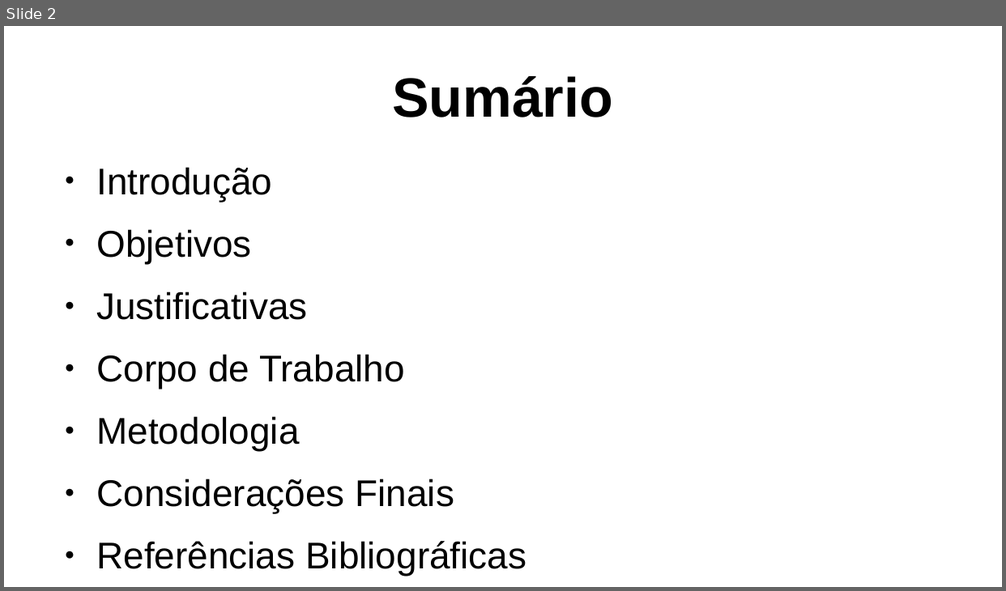
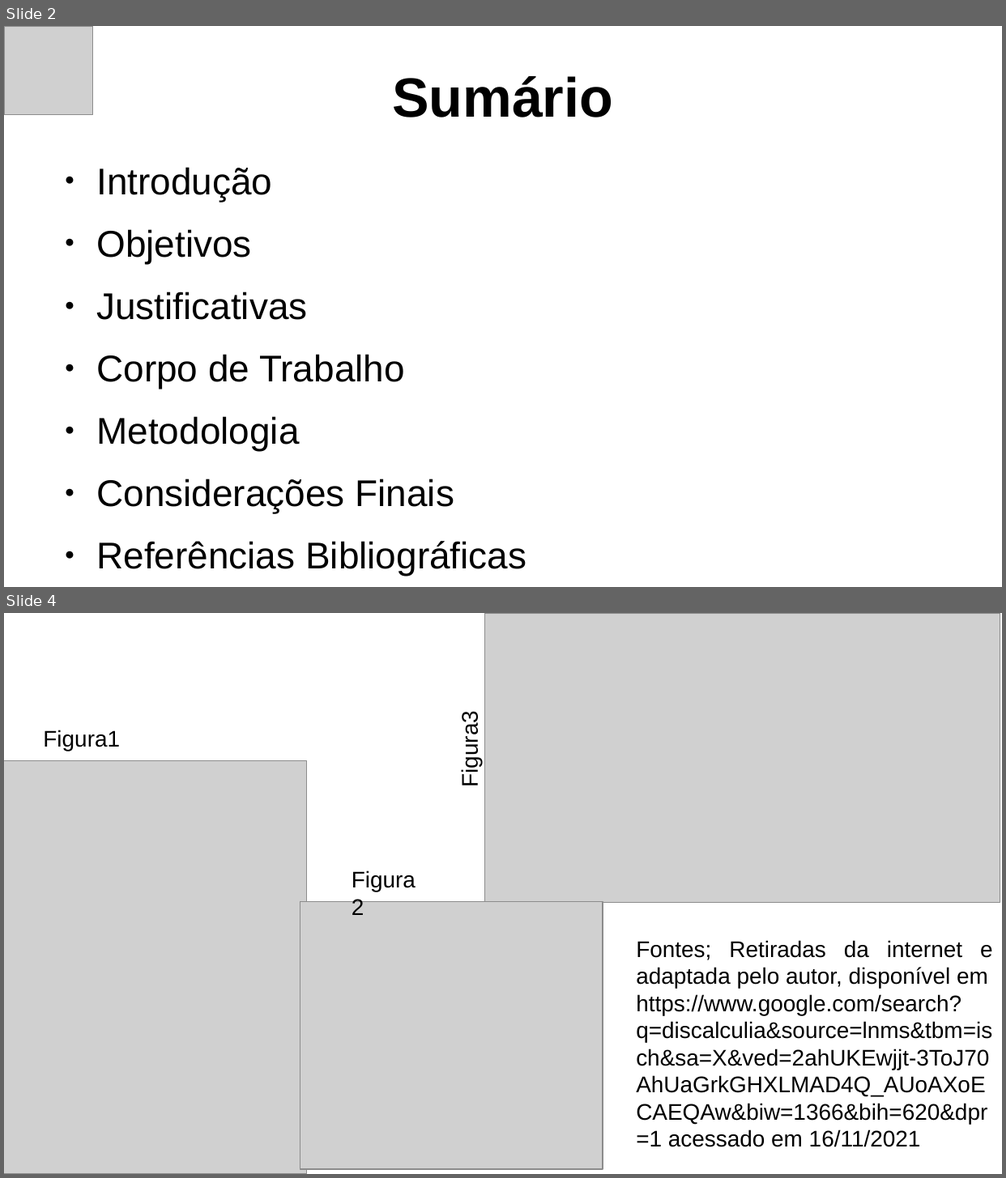
Before and after one commit to DarkCells/PySysbone, a slide deck: Apresentação_Defesa.odp. Shown one above the other, each under a label of ours: slide 2 before the commit, slides 2 and 4 after it; the slides between them are not shown. The pictures are 1006x591 and 1006x1178 pixels, drawn with LibreOffice and Linux fonts; fonts in the diff are those of the drawing; grey boxes stand for pictures. Boxes give left, top, right and bottom in pixels: in the first picture for what was removed or moved away, otherwise in the second. Text is boxed around its words. In the diff, an @@ line names an element or a change of style, - is before the commit and + after.

```diff
--- a/Apresentação_Defesa.odp
+++ b/Apresentação_Defesa.odp
@@ slide 4 added at [4, 613, 1002, 1174], background #FFFFFF @@
@@ picture added at [485, 613, 1000, 903] @@
@@ text added at [43, 730, 120, 751], 18 pt, text #000000 @@
+Figura1
@@ text added at [458, 718, 483, 786], 18 pt, text #000000 @@
+Figura3
@@ picture added at [4, 761, 308, 1174] @@
@@ text added at [343, 861, 437, 921], 18 pt, text #000000 @@
+Figura2
@@ picture added at [300, 902, 603, 1170] @@
@@ text added at [636, 940, 993, 1148], 18 pt, text #000000 @@
+Fontes; Retiradas da internet e adaptada pelo autor, disponível em
+https://www.google.com/search?q=discalculia&source=lnms&tbm=isch&sa=X&ved=2ahUKEwjjt-3ToJ70AhUaGrkGHXLMAD4Q_AUoAXoECAEQAw&biw=1366&bih=620&dpr=1 acessado em 16/11/2021
@@ slide 2 changed as well @@
@@ picture added at [4, 26, 93, 115] @@
```
Also in this commit, not shown: 2 other slides changed, 13 other slides added, 12 slides removed, 17 other files.
